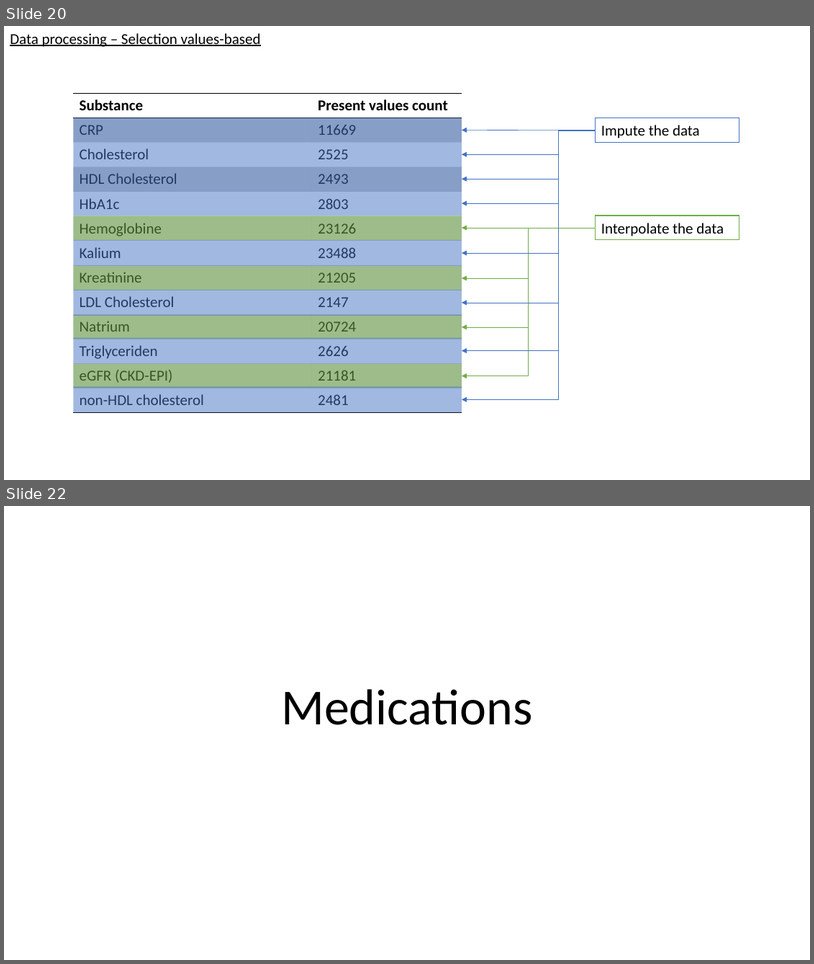
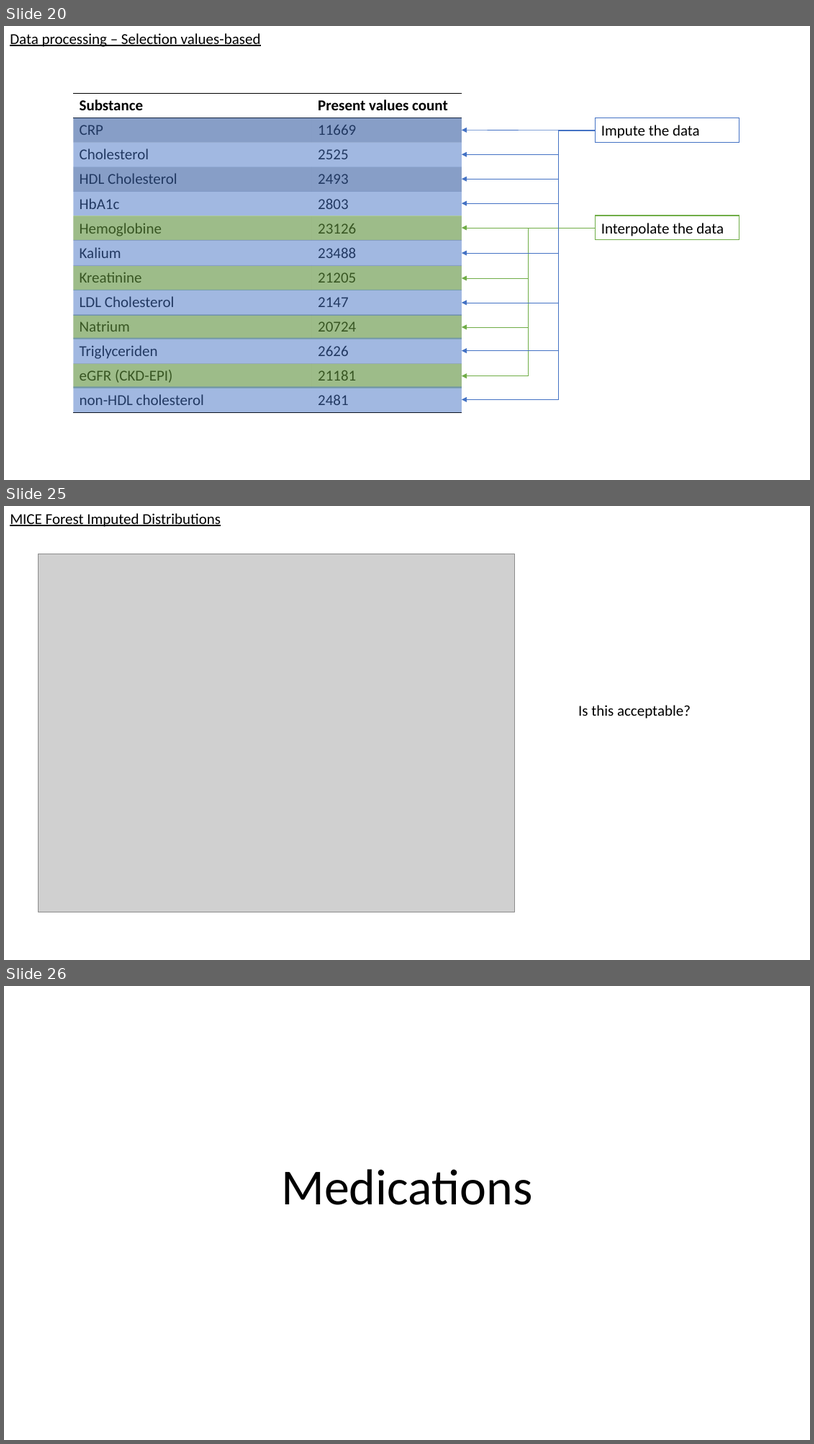
Before and after one commit to UPOD-datascience/ODIN, a slide deck: assets/ppt/data_exploration.pptx. Shown one above the other, each under a label of ours: slides 20 and 22 before the commit, slides 20, 25 and 26 after it; the slides between them are not shown. The pictures are 814x964 and 814x1444 pixels, drawn with LibreOffice and Linux fonts; fonts in the diff are those of the drawing; grey boxes stand for pictures. Boxes give left, top, right and bottom in pixels: in the first picture for what was removed or moved away, otherwise in the second. Text is boxed around its words. In the diff, an @@ line names an element or a change of style, - is before the commit and + after.

```diff
--- a/assets/ppt/data_exploration.pptx
+++ b/assets/ppt/data_exploration.pptx
@@ slide 25 added at [4,506,810,960], background #FFFFFF @@
@@ text added at [10,513,221,527], 18 pt, text #000000, underline @@
+MICE Forest Imputed Distributions
@@ picture added at [39,554,515,911] @@
@@ text added at [579,705,691,718], 18 pt, text #000000 @@
+Is this acceptable?
@@ what was slide 22 is now slide 26 @@
```
Also in this commit, not shown: 4 slides changed, 4 other slides added, 1 slide removed, 8 other files.
